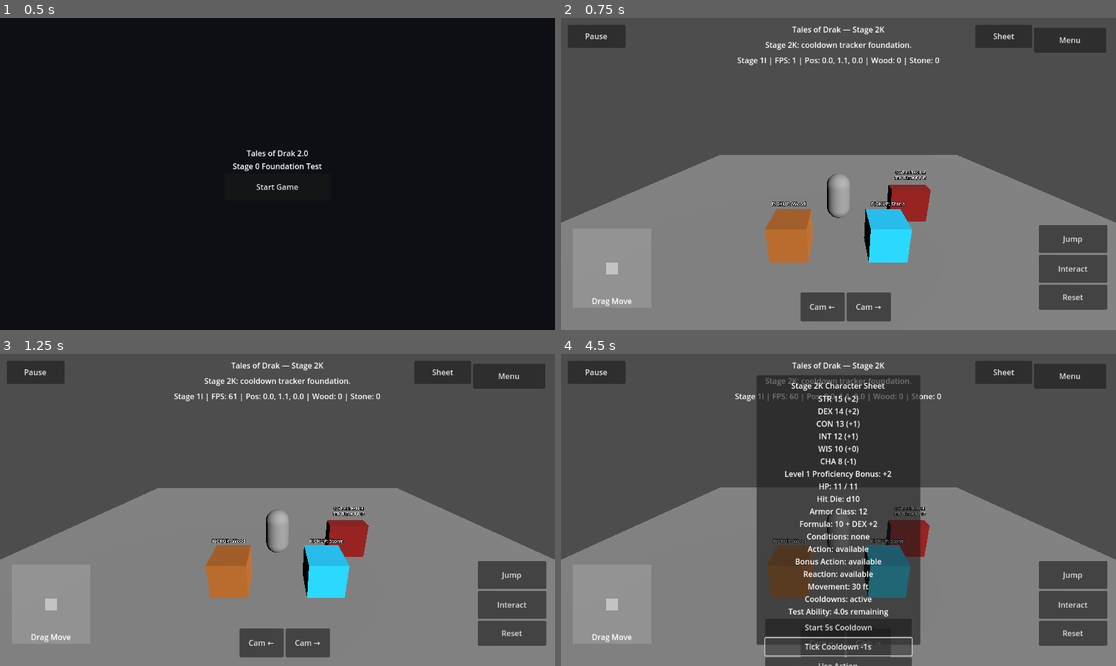
Above: before the commit, frames 1-4 (two rows, left to right).
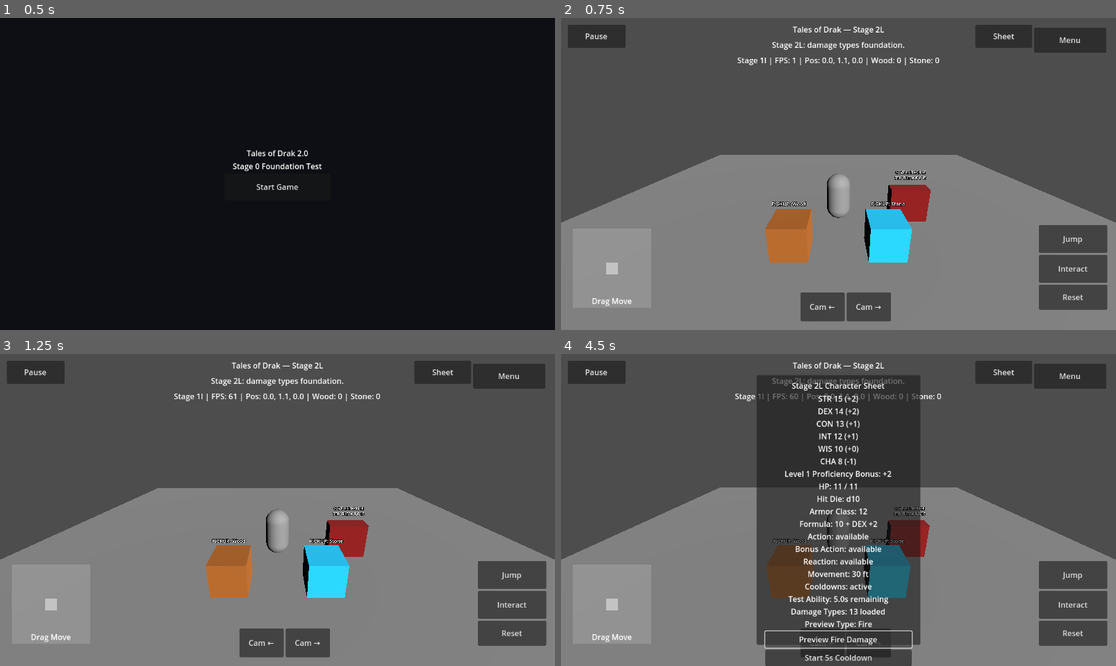
Above: after the commit, the same moments.

Repository: tristanvickery20/Tales-of-Drak-2.0
Game: Godot game, scene res://scenes/main_menu/main_menu.tscn
Same seed, same stepped clock (60 frames per second), same inputs: the game is played once before the commit and once after it.
Inputs (mouse positions are in pixels of both pictures, inside the frame that each line leads up to):
- Up to frame 1 (0.5 s): no input
- Up to frame 2 (0.75 s): click "Start Game" at 0.5 s
- Up to frame 3 (1.25 s): no input
- Up to frame 4 (4.5 s): click "Sheet" at 1.25 s; click (838, 641) at 2 s, where only the run after the commit has a clickable "Preview Fire Damage"; click "Start 5s Cooldown" at 2.75 s; click "Start 5s Cooldown" at 3.5 s; click (838, 647) at 4.25 s, where only the run before the commit has a clickable "Tick Cooldown -1s"

Frame 1 is identical in both runs. In frame 2, 0.4% of the frame differs, in the area x 36-64%, y 2-11%; in frame 3, 0.4%; in frame 4, 3.2%, in the area x 36-64%, y 2-100%.

Commit message:
Add Stage 2L damage type sheet preview

Diff:
--- a/drak/ui/drak_character_sheet_overlay.gd
+++ b/drak/ui/drak_character_sheet_overlay.gd
@@ -10,9 +10,10 @@
 const CONDITION_TRACKER_SCRIPT := preload("res://drak/rules/drak_condition_tracker.gd")
 const ACTION_ECONOMY_SCRIPT := preload("res://drak/rules/drak_action_economy.gd")
 const COOLDOWN_TRACKER_SCRIPT := preload("res://drak/rules/drak_cooldown_tracker.gd")
-
-const CURRENT_STAGE_TITLE := "Tales of Drak — Stage 2K"
-const CURRENT_STAGE_STATUS := "Stage 2K: cooldown tracker foundation."
+const DAMAGE_TYPES_SCRIPT := preload("res://drak/rules/drak_damage_types.gd")
+
+const CURRENT_STAGE_TITLE := "Tales of Drak — Stage 2L"
+const CURRENT_STAGE_STATUS := "Stage 2L: damage types foundation."
 
 var _ability_scores: DrakAbilityScores = ABILITY_SCORES_SCRIPT.new()
 var _dice_roller: DrakDiceRoller = DICE_ROLLER_SCRIPT.new()
@@ -24,6 +25,7 @@
 var _condition_tracker: DrakConditionTracker = CONDITION_TRACKER_SCRIPT.new()
 var _action_economy: DrakActionEconomy = ACTION_ECONOMY_SCRIPT.new()
 var _cooldown_tracker: DrakCooldownTracker = COOLDOWN_TRACKER_SCRIPT.new()
+var _damage_types: DrakDamageTypes = DAMAGE_TYPES_SCRIPT.new()
 var _root: Control
 var _sheet_button: Button
 var _sheet_panel: Panel
@@ -87,7 +89,7 @@
 
 	var title := Label.new()
 	title.name = "CharacterSheetTitle"
-	title.text = "Stage 2K Character Sheet"
+	title.text = "Stage 2L Character Sheet"
 	title.horizontal_alignment = HORIZONTAL_ALIGNMENT_CENTER
 	title.mouse_filter = Control.MOUSE_FILTER_IGNORE
 	box.add_child(title)
@@ -99,10 +101,18 @@
 	_sheet_text.mouse_filter = Control.MOUSE_FILTER_IGNORE
 	box.add_child(_sheet_text)
 
+	var preview_fire_button := Button.new()
+	preview_fire_button.name = "PreviewFireDamageButton"
+	preview_fire_button.text = "Preview Fire Damage"
+	preview_fire_button.custom_minimum_size = Vector2(270, 34)
+	preview_fire_button.mouse_filter = Control.MOUSE_FILTER_STOP
+	preview_fire_button.pressed.connect(_preview_fire_damage)
+	box.add_child(preview_fire_button)
+
 	var start_cooldown_button := Button.new()
 	start_cooldown_button.name = "StartCooldownButton"
 	start_cooldown_button.text = "Start 5s Cooldown"
-	start_cooldown_button.custom_minimum_size = Vector2(270, 36)
+	start_cooldown_button.custom_minimum_size = Vector2(270, 34)
 	start_cooldown_button.mouse_filter = Control.MOUSE_FILTER_STOP
 	start_cooldown_button.pressed.connect(_start_test_cooldown)
 	box.add_child(start_cooldown_button)
@@ -110,7 +120,7 @@
 	var tick_cooldown_button := Button.new()
 	tick_cooldown_button.name = "TickCooldownButton"
 	tick_cooldown_button.text = "Tick Cooldown -1s"
-	tick_cooldown_button.custom_minimum_size = Vector2(270, 36)
+	tick_cooldown_button.custom_minimum_size = Vector2(270, 34)
 	tick_cooldown_button.mouse_filter = Control.MOUSE_FILTER_STOP
 	tick_cooldown_button.pressed.connect(_tick_test_cooldown)
 	box.add_child(tick_cooldown_button)
@@ -118,7 +128,7 @@
 	var use_action_button := Button.new()
 	use_action_button.name = "UseActionButton"
 	use_action_button.text = "Use Action"
-	use_action_button.custom_minimum_size = Vector2(270, 36)
+	use_action_button.custom_minimum_size = Vector2(270, 34)
 	use_action_button.mouse_filter = Control.MOUSE_FILTER_STOP
 	use_action_button.pressed.connect(_use_action)
 	box.add_child(use_action_button)
@@ -126,7 +136,7 @@
 	var reset_turn_button := Button.new()
 	reset_turn_button.name = "ResetTurnButton"
 	reset_turn_button.text = "Reset Turn"
-	reset_turn_button.custom_minimum_size = Vector2(270, 36)
+	reset_turn_button.custom_minimum_size = Vector2(270, 34)
 	reset_turn_button.mouse_filter = Control.MOUSE_FILTER_STOP
 	reset_turn_button.pressed.connect(_reset_turn)
 	box.add_child(reset_turn_button)
@@ -134,29 +144,21 @@
 	var prone_button := Button.new()
 	prone_button.name = "ToggleProneButton"
 	prone_button.text = "Toggle Prone"
-	prone_button.custom_minimum_size = Vector2(270, 36)
+	prone_button.custom_minimum_size = Vector2(270, 34)
 	prone_button.mouse_filter = Control.MOUSE_FILTER_STOP
 	prone_button.pressed.connect(_toggle_prone)
 	box.add_child(prone_button)
 
-	var save_button := Button.new()
-	save_button.name = "RollDexteritySaveButton"
-	save_button.text = "DEX Save DC 13"
-	save_button.custom_minimum_size = Vector2(270, 36)
-	save_button.mouse_filter = Control.MOUSE_FILTER_STOP
-	save_button.pressed.connect(_roll_dexterity_save)
-	box.add_child(save_button)
-
 	_check_result_text = Label.new()
 	_check_result_text.name = "CheckResultText"
-	_check_result_text.text = "No cooldown started yet."
+	_check_result_text.text = "No damage preview yet."
 	_check_result_text.horizontal_alignment = HORIZONTAL_ALIGNMENT_CENTER
 	_check_result_text.mouse_filter = Control.MOUSE_FILTER_IGNORE
 	box.add_child(_check_result_text)
 
 	var note := Label.new()
 	note.name = "CharacterSheetNote"
-	note.text = "Stage 2K: cooldown tracker only. Combat stays real-time/hotbar later, not turn-based."
+	note.text = "Stage 2L: damage type registry only. Preview does not reduce HP."
 	note.autowrap_mode = TextServer.AUTOWRAP_WORD_SMART
 	note.horizontal_alignment = HORIZONTAL_ALIGNMENT_CENTER
 	note.mouse_filter = Control.MOUSE_FILTER_IGNORE
@@ -177,9 +179,9 @@
 		proficiency_bonus,
 		_hit_points.get_summary_text(_ability_scores.get_constitution_modifier()),
 		_armor_class.get_summary_text(_ability_scores.get_dexterity_modifier()),
-		_condition_tracker.get_summary_text(),
 		_action_economy.get_summary_text(),
 		_cooldown_tracker.get_summary_text(),
+		_damage_types.get_summary_text(),
 	]
 
 func _toggle_sheet() -> void:
@@ -190,6 +192,9 @@
 func _hide_sheet() -> void:
 	_sheet_panel.visible = false
 
+func _preview_fire_damage() -> void:
+	_check_result_text.text = _damage_types.preview_damage("Fire", 4)
+
 func _start_test_cooldown() -> void:
 	_cooldown_tracker.start_cooldown(DrakCooldownTracker.TEST_ABILITY_ID, 5.0)
 	_sheet_text.text = _get_sheet_text()
@@ -218,11 +223,6 @@
 	var state_text := "ON" if active else "OFF"
 	_sheet_text.text = _get_sheet_text()
 	_check_result_text.text = "Prone toggled " + state_text + "\n" + _condition_tracker.get_summary_text()
-
-func _roll_dexterity_save() -> void:
-	var save_name := _saving_throws.format_save_name("Dexterity")
-	var result := _dice_roller.roll_ability_check(save_name, _ability_scores.get_dexterity_modifier(), 1, false, 13)
-	_check_result_text.text = _dice_roller.format_check_result(result)
 
 func _update_visibility() -> void:
 	var scene := get_tree().current_scene
@@ -253,6 +253,6 @@
 
 func _replace_stage_text(text: String) -> String:
 	var updated := text
-	for stage_name in ["Stage 1E", "Stage 1F", "Stage 1G", "Stage 1H", "Stage 1I", "Stage 2A", "Stage 2B", "Stage 2C", "Stage 2D", "Stage 2E", "Stage 2F", "Stage 2G", "Stage 2H", "Stage 2I", "Stage 2J"]:
-		updated = updated.replace(stage_name, "Stage 2K")
+	for stage_name in ["Stage 1E", "Stage 1F", "Stage 1G", "Stage 1H", "Stage 1I", "Stage 2A", "Stage 2B", "Stage 2C", "Stage 2D", "Stage 2E", "Stage 2F", "Stage 2G", "Stage 2H", "Stage 2I", "Stage 2J", "Stage 2K"]:
+		updated = updated.replace(stage_name, "Stage 2L")
 	return updated
